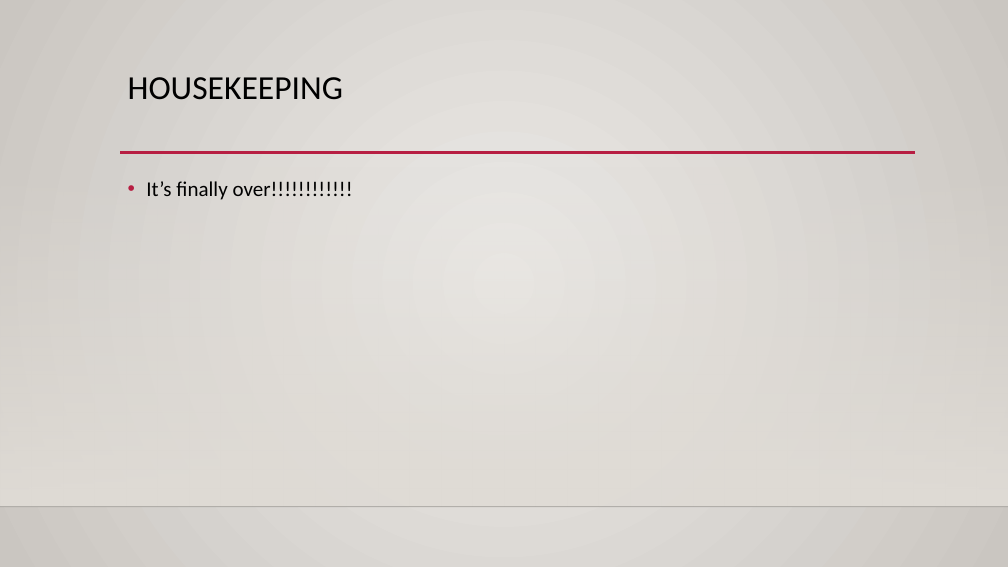
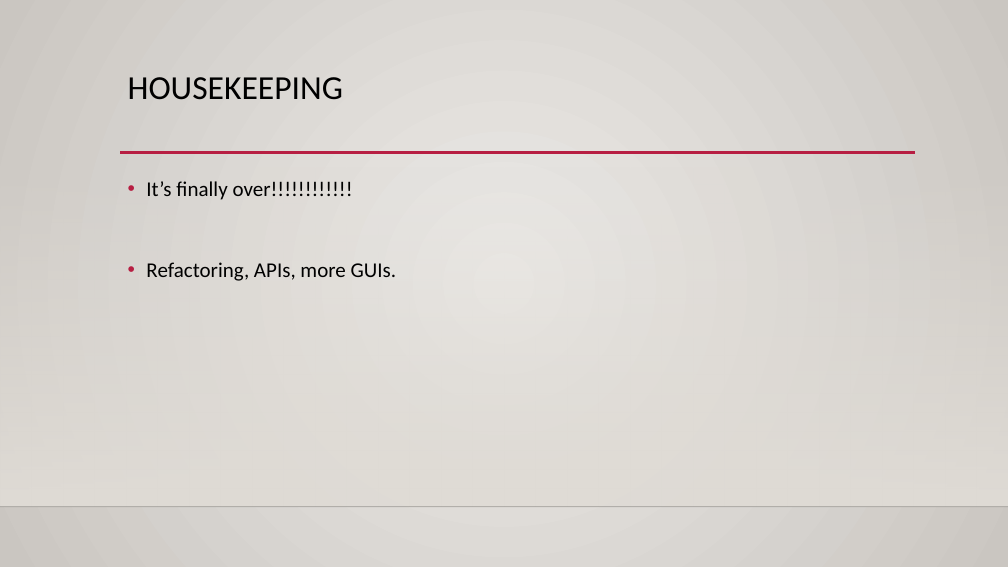
Before and after one commit to calvint13/Programming_Basics_for_ML, a slide deck: slide 1 of course_material/slides/026_refactor.pptx. Drawn at 1008x567 pixels with LibreOffice and Linux fonts; fonts in the diff are those of the drawing; background and template pictures are left out. Boxes give left, top, right and bottom in pixels: in the first picture for what was removed or moved away, otherwise in the second. Text is boxed around its words. In the diff, an @@ line names an element or a change of style, - is before the commit and + after.

```diff
--- a/course_material/slides/026_refactor.pptx
+++ b/course_material/slides/026_refactor.pptx
@@ text at (x1=146, y1=262, x2=397, y2=281): paragraph added @@
+• Refactoring, APIs, more GUIs.
```
Also in this commit, not shown: 3 other slides changed, 7 slides added, 1 slide removed, 4 other files.
